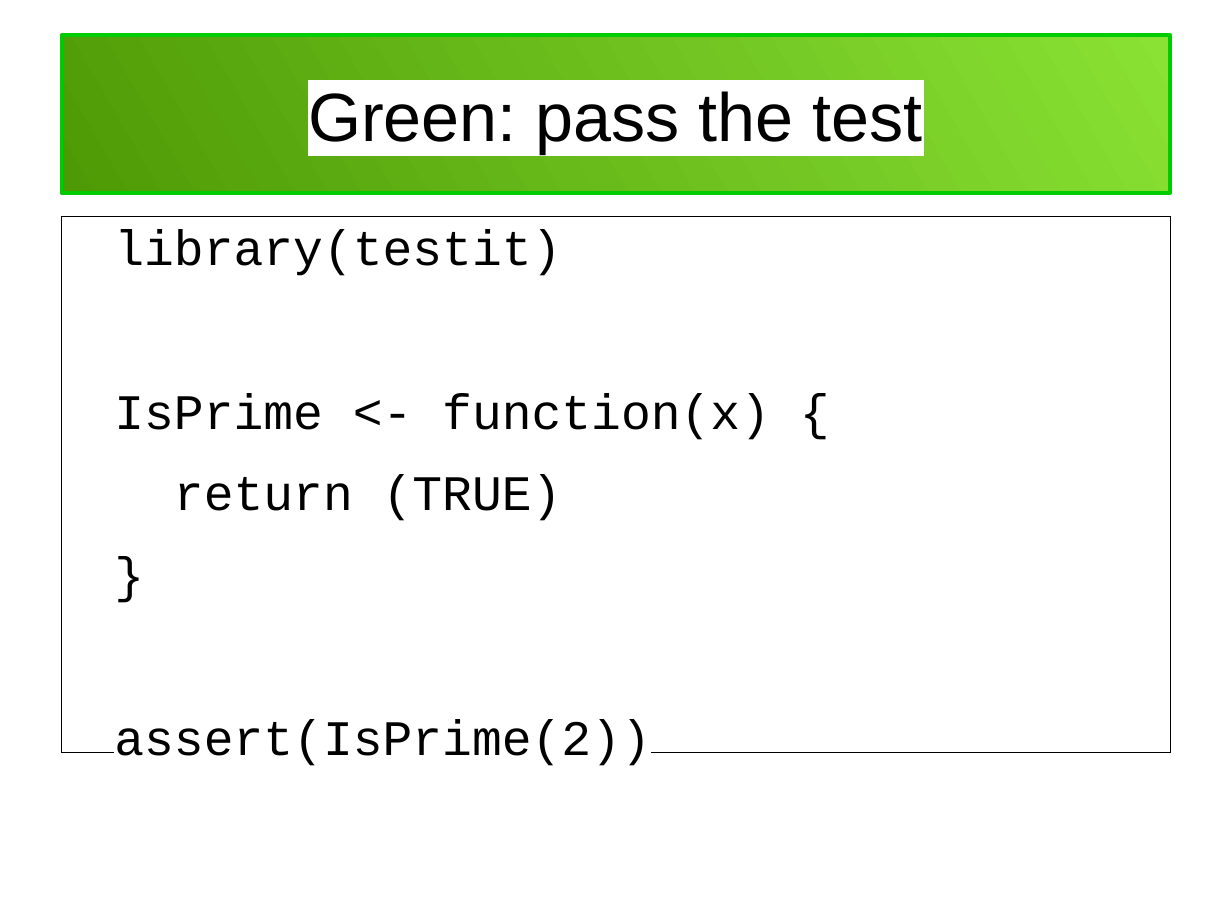
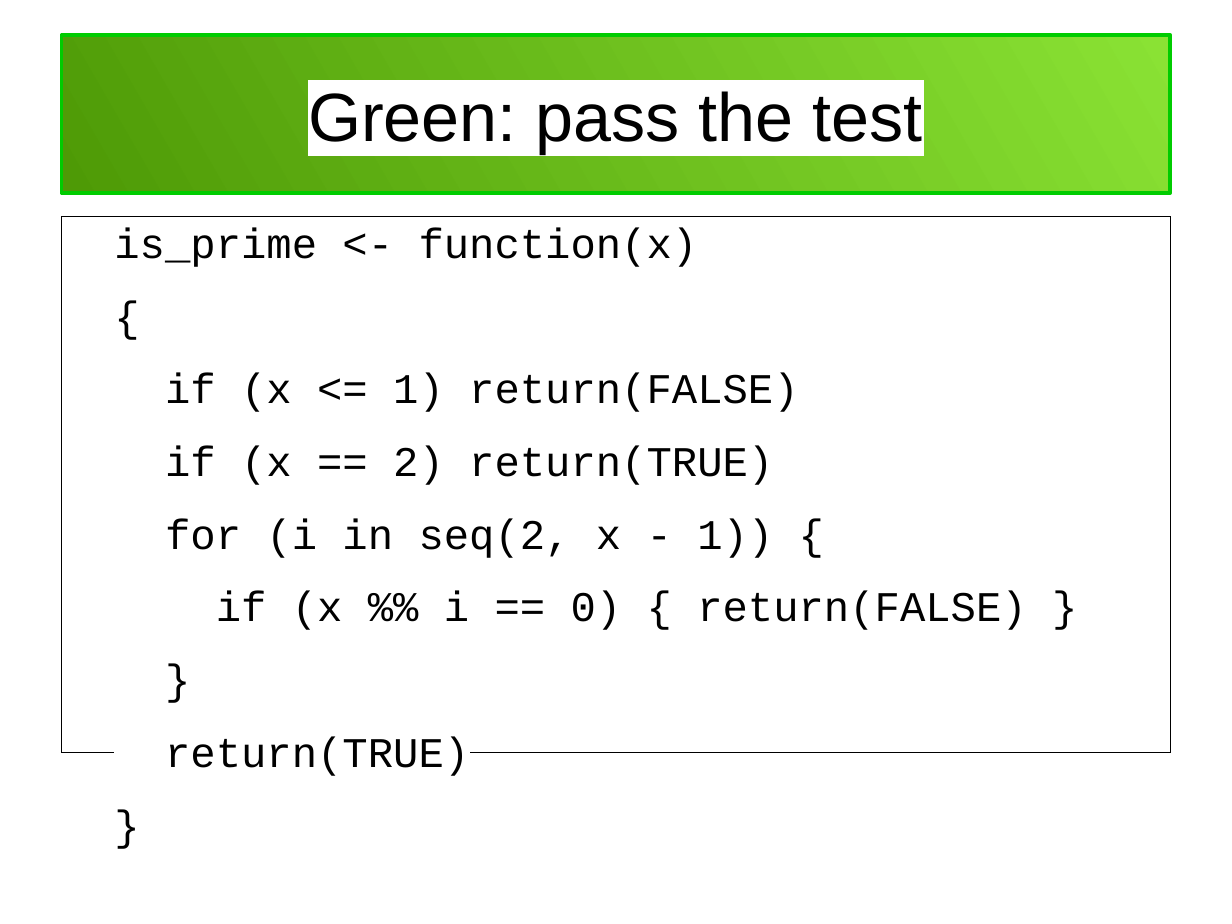
Before and after one commit to richelbilderbeek/PresentationsAboutR, a slide deck: slide 14 of TestDrivenDevelopment/TestDrivenDevelopment.odp (slide 9 before the commit). Drawn at 1232x924 pixels with LibreOffice and Linux fonts; fonts in the diff are those of the drawing. Boxes give left, top, right and bottom in pixels: in the first picture for what was removed or moved away, otherwise in the second. Text is boxed around its words. In the diff, an @@ line names an element or a change of style, - is before the commit and + after.

```diff
--- a/TestDrivenDevelopment/TestDrivenDevelopment.odp
+++ b/TestDrivenDevelopment/TestDrivenDevelopment.odp
@@ text "is_prime <- function(x)" at <box>61,216,1171,751</box>: size 32 to 27.2 pt in "}" @@
@@ text at <box>114,227,1026,630</box>: text changed; size 32 to 27.2 pt @@
-library(testit)
-IsPrime <- function(x) {
-return (TRUE)
+is_prime <- function(x)
+{
+if (x <= 1) return(FALSE)
+if (x == 2) return(TRUE)
+for (i in seq(2, x - 1)) {
+if (x %% i == 0) { return(FALSE) }
@@ text at <box>165,736,469,776</box>: text changed; size 32 to 27.2 pt @@
-assert(IsPrime(2))
+return(TRUE)
+}
```
Also in this commit, not shown: 16 other slides changed, 11 slides added, 3 slides removed, 3 other files.
